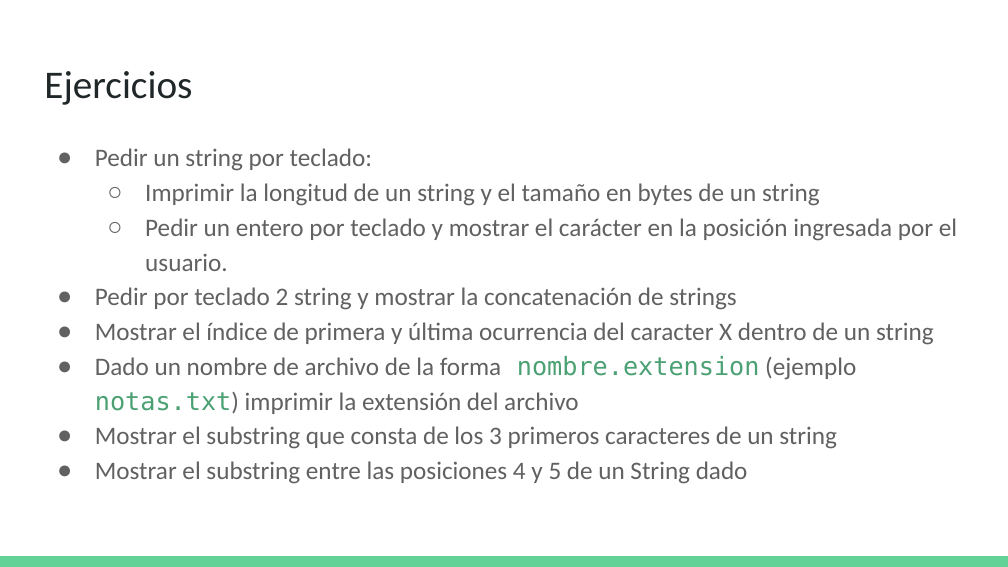
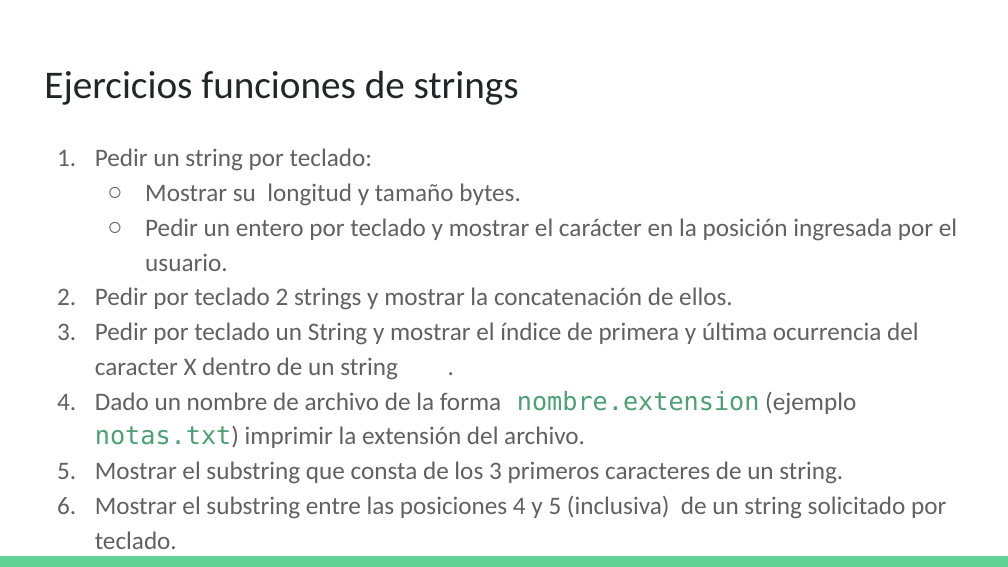
Before and after one commit to oskar-raul-dev/blindma1den-learn-java, a slide deck: slide 9 of Presentaciones PP/003-Hola Mundo - Parte 3.pptx. Drawn at 1008x567 pixels with LibreOffice and Linux fonts; fonts in the diff are those of the drawing. Boxes give left, top, right and bottom in pixels: in the first picture for what was removed or moved away, otherwise in the second. Text is boxed around its words. In the diff, an @@ line names an element or a change of style, - is before the commit and + after.

```diff
--- a/Presentaciones PP/003-Hola Mundo - Parte 3.pptx
+++ b/Presentaciones PP/003-Hola Mundo - Parte 3.pptx
@@ title at (44, 70, 519, 105): text changed @@
-Ejercicios
+Ejercicios funciones de strings
@@ text at (145, 183, 521, 206): text changed @@
-  ○ Imprimir la longitud de un string y el tamaño en bytes de un string
+  ○ Mostrar su longitud y tamaño bytes.
@@ text at (95, 287, 946, 549): text changed @@
-● Pedir por teclado 2 string y mostrar la concatenación de strings
-● Mostrar el índice de primera y última ocurrencia del caracter X dentro de un string
-● Dado un nombre de archivo de la forma nombre.extension (ejemplo notas.txt) imprimir la extensión del archivo
-● Mostrar el substring que consta de los 3 primeros caracteres de un string
-● Mostrar el substring entre las posiciones 4 y 5 de un String dado
+2. Pedir por teclado 2 strings y mostrar la concatenación de ellos.
+3. Pedir por teclado un String y mostrar el índice de primera y última ocurrencia del caracter X dentro de un string .
+4. Dado un nombre de archivo de la forma nombre.extension (ejemplo notas.txt) imprimir la extensión del archivo.
+5. Mostrar el substring que consta de los 3 primeros caracteres de un string.
+6. Mostrar el substring entre las posiciones 4 y 5 (inclusiva) de un string solicitado por teclado.
```
Also in this commit, not shown: 3 other slides changed, 9 other files.
